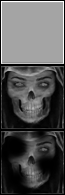
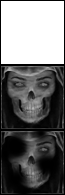
Two versions of the same layered image (65×195). Layer-by-layer changes:
painted on "Ebene 4" over [1, 2, 64, 64]
